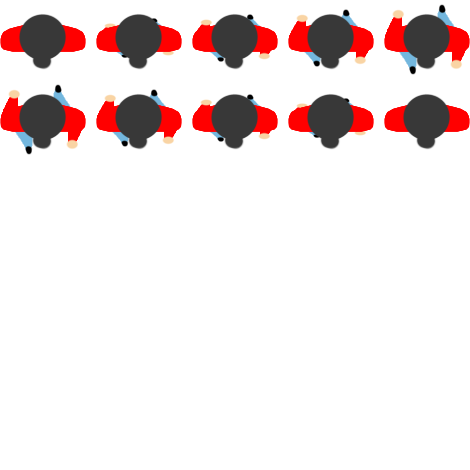
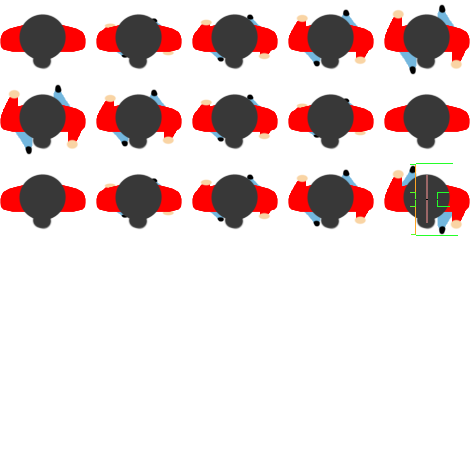
Layered file, before and after one edit (470×470). Changes by layer:
added group "Row 1 copy" with 86 layers above "Row 1" over (0, 163, 470, 236)
added layer "Layer 1" in group "Row 1 copy" over (410, 163, 458, 236)
added group "frame5" (1st of 2, in "Row 1 copy") with 16 layers in group "Row 1 copy" over (384, 165, 470, 235)
added layer "Head" (6th of 16, in "Row 1 copy" › "frame5") in group "frame5" over (402, 173, 451, 230)
added group "Hands" (6th of 16, in "Row 1 copy" › "frame5") with 2 layers in group "frame5" over (392, 169, 463, 230)
added group "Arms" (6th of 16, in "Row 1 copy" › "frame5") with 2 layers in group "frame5" over (385, 173, 469, 226)
added group "Legs" (6th of 16, in "Row 1 copy" › "frame5") with 2 layers in group "frame5" over (397, 167, 457, 233)
added group "frame4" (1st of 2, in "Row 1 copy") with 16 layers in group "Row 1 copy" over (288, 169, 374, 230)
added layer "Head" (7th of 16, in "Row 1 copy" › "frame4") in group "frame4" over (306, 173, 355, 230)
added group "Hands" (7th of 16, in "Row 1 copy" › "frame4") with 2 layers in group "frame4" over (296, 174, 367, 225)
added group "Arms" (7th of 16, in "Row 1 copy" › "frame4") with 2 layers in group "frame4" over (289, 177, 373, 222)
added group "Legs" (7th of 16, in "Row 1 copy" › "frame4") with 2 layers in group "frame4" over (301, 171, 361, 226)
added group "frame3" (1st of 2, in "Row 1 copy") with 16 layers in group "Row 1 copy" over (192, 173, 278, 230)
added group "Hands" (8th of 16, in "Row 1 copy" › "frame3") with 2 layers in group "frame3" over (200, 179, 271, 220)
added group "Arms" (8th of 16, in "Row 1 copy" › "frame3") with 2 layers in group "frame3" over (193, 182, 277, 217)
added group "frame2" (1st of 2, in "Row 1 copy") with 16 layers in group "Row 1 copy" over (96, 173, 182, 230)
added group "frame1" (1st of 2, in "Row 1 copy") with 16 layers in group "Row 1 copy" over (0, 173, 86, 230)
…and 58 more changes (58 added)
